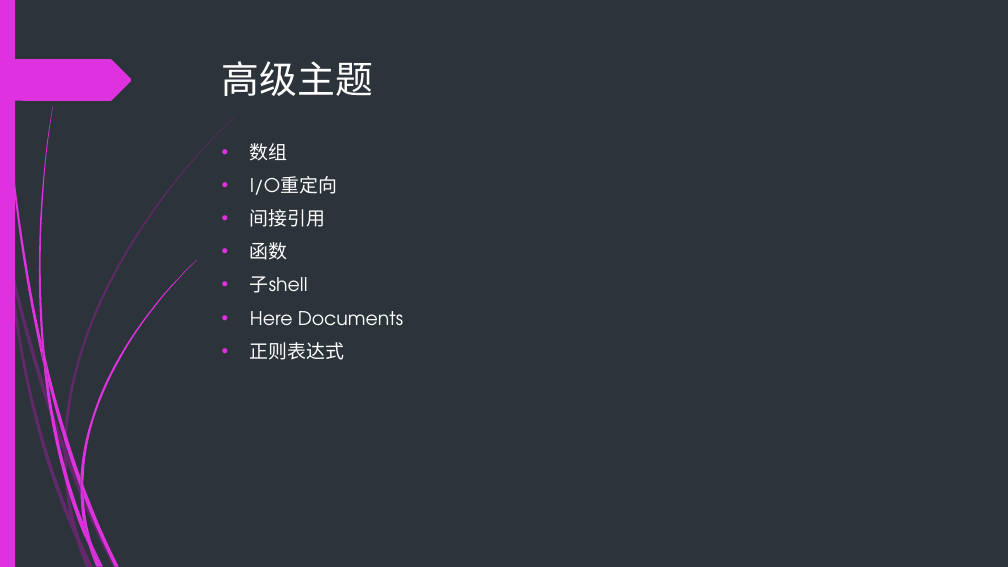
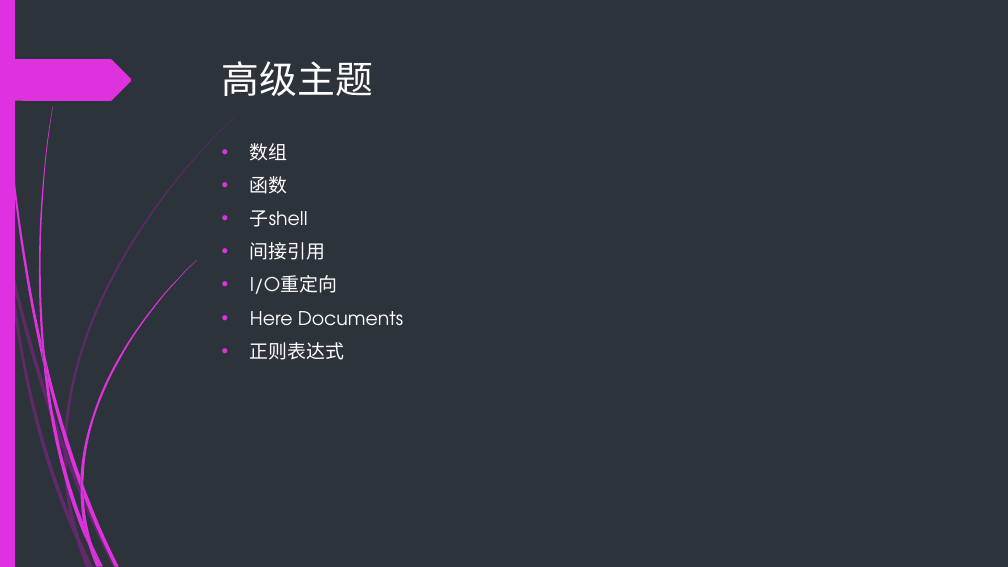
Before and after one commit to backup-ci/abs-train, a slide deck: slide 71 of Bash-scripting-guid.pptx (slide 66 before the commit). Drawn at 1008x567 pixels with LibreOffice and Linux fonts; fonts in the diff are those of the drawing. Boxes give left, top, right and bottom in pixels: in the first picture for what was removed or moved away, otherwise in the second. Text is boxed around its words. In the diff, an @@ line names an element or a change of style, - is before the commit and + after.

```diff
--- a/Bash-scripting-guid.pptx
+++ b/Bash-scripting-guid.pptx
@@ text at [250,176,337,227]: paragraphs removed @@
-• I/O重定向
-• 间接引用
@@ text at [250,242,337,294]: paragraphs added @@
+• 间接引用
+• I/O重定向
```
Also in this commit, not shown: 4 other slides changed, 10 slides added, 15 other files.
